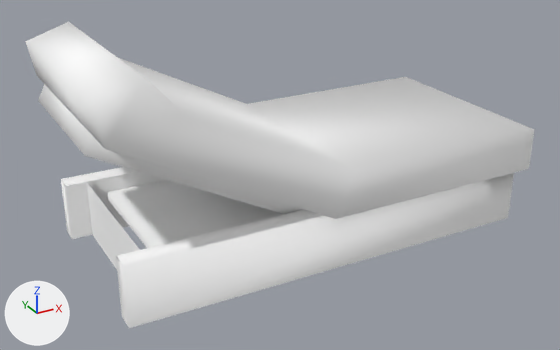
Before and after pictures for a commit that changed the glTF model public/3d/item/model__item__shop.ofs_3127_0/3127IMRL09_20.gltf.
Rendered twice from a 50 mm camera at (-1.56, -2.74, 1.63) aimed at (-0.08, -0.05, 0.28). The axes (+X, +Y, +Z) are drawn at lower left. The lights are the same throughout. The first picture is the older version.

Before the edit, the objects in view are built like this:
```python
mat_imrl09_20_0 = principled_material('imrl09_20_0')
mat_imrl09_20_0.base_color = (1.0, 1.0, 1.0)  # white #ffffff
mat_imrl09_20_0.roughness = 1.0
mat_imrl09_20_1 = principled_material('imrl09_20_1')
mat_imrl09_20_1.base_color = (1.0, 1.0, 1.0)  # white #ffffff
mat_imrl09_20_1.roughness = 1.0
me_3127imrl09_20 = bpy.data.meshes.new('3127IMRL09_20')
me_3127imrl09_20.from_pydata(...)  # 74 vertices, 70 faces; spans x -0.97..0.97, y -0.46..0.46, z 0.0..0.92
# faces by material slot: [44, 26]
me_3127imrl09_20.materials.append(mat_imrl09_20_0)  # white #ffffff
me_3127imrl09_20.materials.append(mat_imrl09_20_1)  # white #ffffff
ob_3127imrl09_20 = bpy.data.objects.new('3127IMRL09_20', me_3127imrl09_20)
ob_3127imrl09_20.location = (0.0, 0.0, 0.0)
```
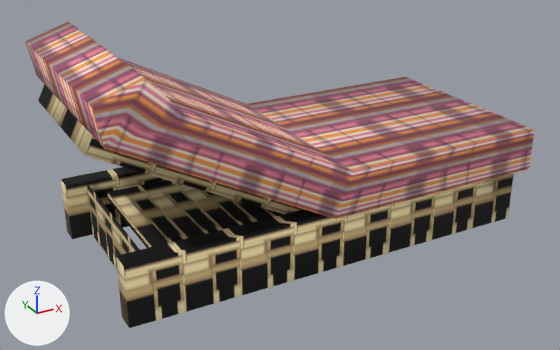
Edits to the bpy script that builds the scene:
```text
Add img_imrl09_20_1:
    img_imrl09_20_1 = load_image('imrl09_20_1', '_unpacked/imrl09_20_1', 64, 32, 'sRGB')
Add img_imrl09_20_0:
    img_imrl09_20_0 = load_image('imrl09_20_0', '_unpacked/imrl09_20_0', 64, 32, 'sRGB')
Change mat_imrl09_20_0:
    remove mat_imrl09_20_0.base_color = (1.0, 1.0, 1.0)  # white #ffffff
    add mat_imrl09_20_0.texture = img_imrl09_20_0
Change mat_imrl09_20_1:
    remove mat_imrl09_20_1.base_color = (1.0, 1.0, 1.0)  # white #ffffff
    add mat_imrl09_20_1.texture = img_imrl09_20_1
```

Changed parts and their boxes (x1, y1, x2, y2) in the pictures (560 x 350 px):
'3127IMRL09_20', surface changed (darker): (25, 22, 535, 328) in both
